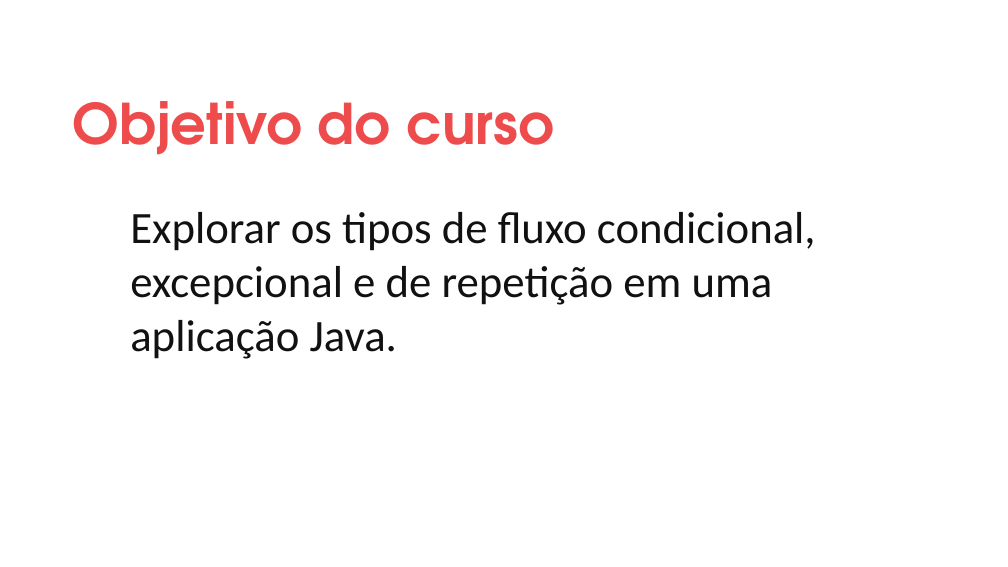
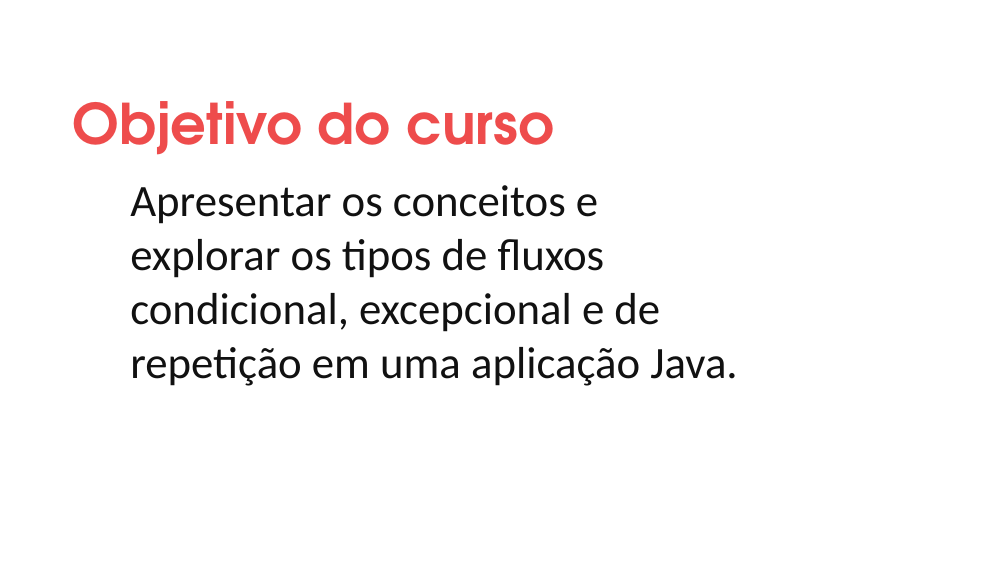
Before and after one commit to digitalinnovationone/trilha-java-basico, a slide deck: slide 3 of apresentacoes/04 - DIO - Trilha - Java Básico - Controle de Fluxo - Introdução.pptx. Drawn at 1008x567 pixels with LibreOffice and Linux fonts; fonts in the diff are those of the drawing; background and template pictures are left out. Boxes give left, top, right and bottom in pixels: in the first picture for what was removed or moved away, otherwise in the second. Text is boxed around its words. In the diff, an @@ line names an element or a change of style, - is before the commit and + after.

```diff
--- a/apresentacoes/04 - DIO - Trilha - Java Básico - Controle de Fluxo - Introdução.pptx
+++ b/apresentacoes/04 - DIO - Trilha - Java Básico - Controle de Fluxo - Introdução.pptx
@@ text at [130, 185, 737, 386]: text changed @@
-  Explorar os tipos de fluxo condicional, excepcional e de repetição em uma aplicação Java.
+  Apresentar os conceitos e explorar os tipos de fluxos condicional, excepcional e de repetição em uma aplicação Java.
```
Also in this commit, not shown: 12 other files.
